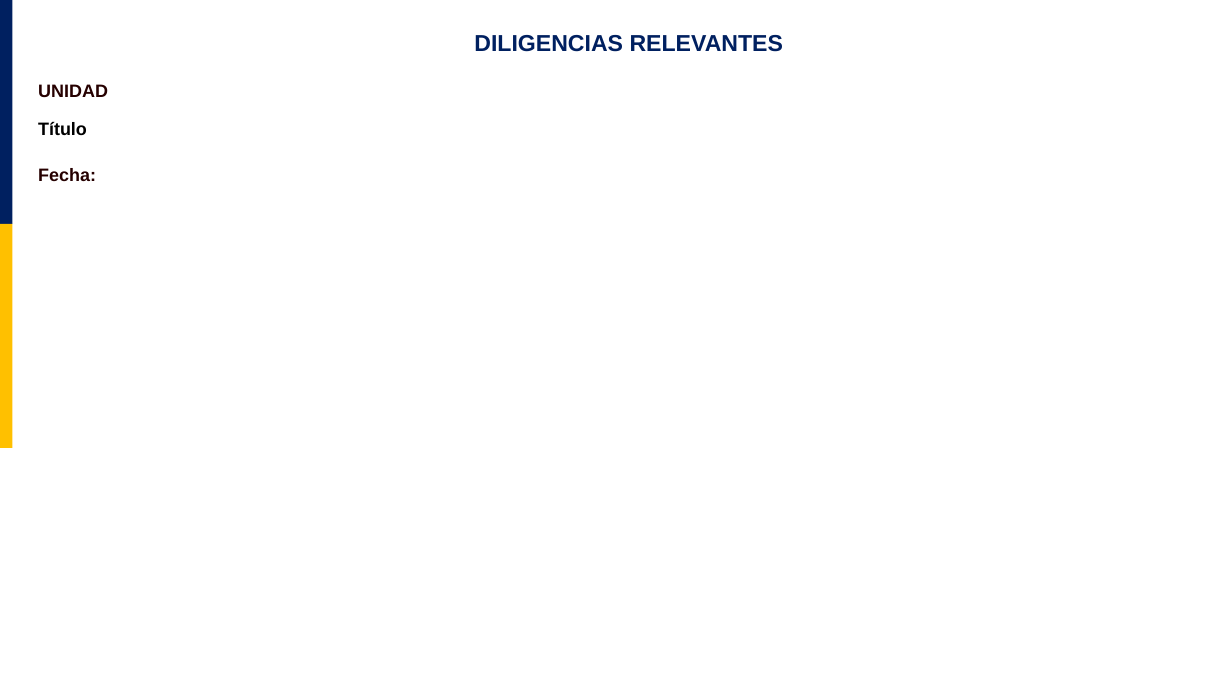
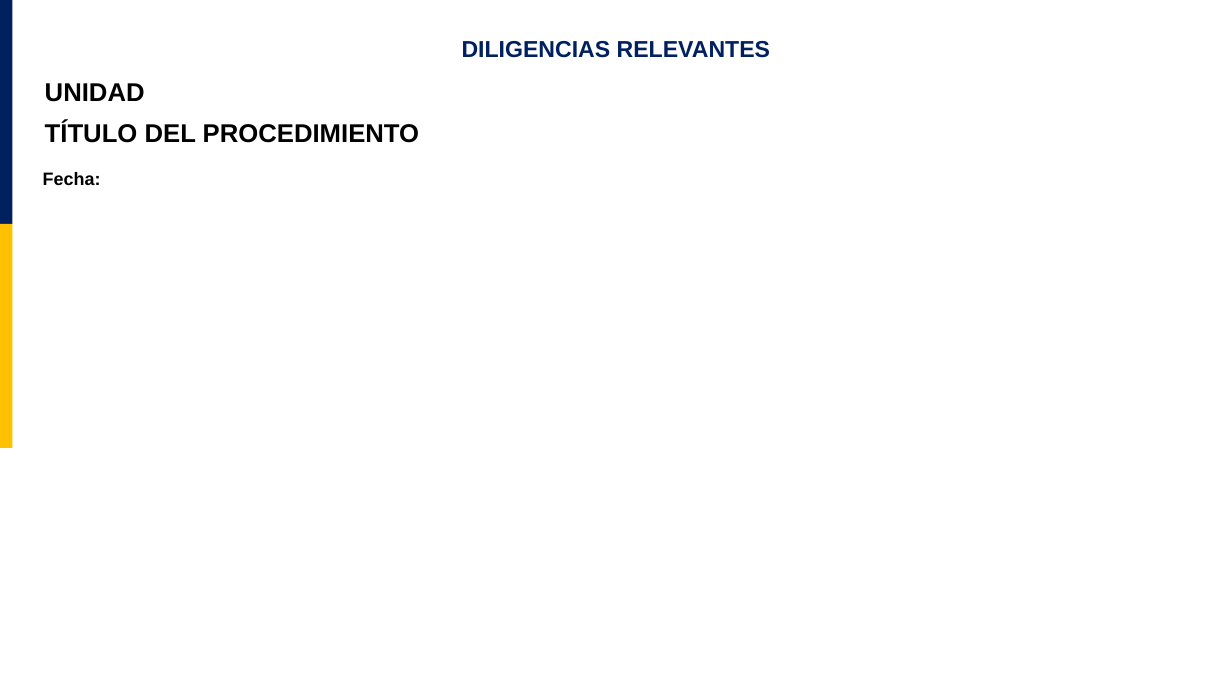
Before and after one commit to BtaGames022/ProyectAuto, a slide deck: slide 10 of comite-policial/plantillas/plantilla_comite.pptx (slide 9 before the commit). Drawn at 1232x693 pixels with LibreOffice and Linux fonts; fonts in the diff are those of the drawing; background and template pictures are left out. Boxes give left, top, right and bottom in pixels: in the first picture for what was removed or moved away, otherwise in the second. Text is boxed around its words. In the diff, an @@ line names an element or a change of style, - is before the commit and + after.

```diff
--- a/comite-policial/plantillas/plantilla_comite.pptx
+++ b/comite-policial/plantillas/plantilla_comite.pptx
@@ title "DILIGENCIAS RELEVANTES": place and size @@
-title "DILIGENCIAS RELEVANTES" at <box>474,35,783,52</box>
+title "DILIGENCIAS RELEVANTES" at <box>462,41,770,58</box>
@@ title "DILIGENCIAS RELEVANTES" at <box>462,41,770,58</box>: line spacing 1 to 0.9; vertical alignment top to middle @@
@@ table added at <box>36,78,837,186</box>, 1 rows, 1 columns @@
+UNIDAD / TÍTULO DEL PROCEDIMIENTO
@@ text removed at <box>38,84,108,135</box> @@
-UNIDAD
-Título
@@ table added at <box>33,169,851,647</box>, 1 rows, 1 columns @@
+Fecha:
@@ text removed at <box>38,168,96,181</box> @@
-Fecha:
```
Also in this commit, not shown: 8 other slides changed, 1 slide added, 14 other files.
